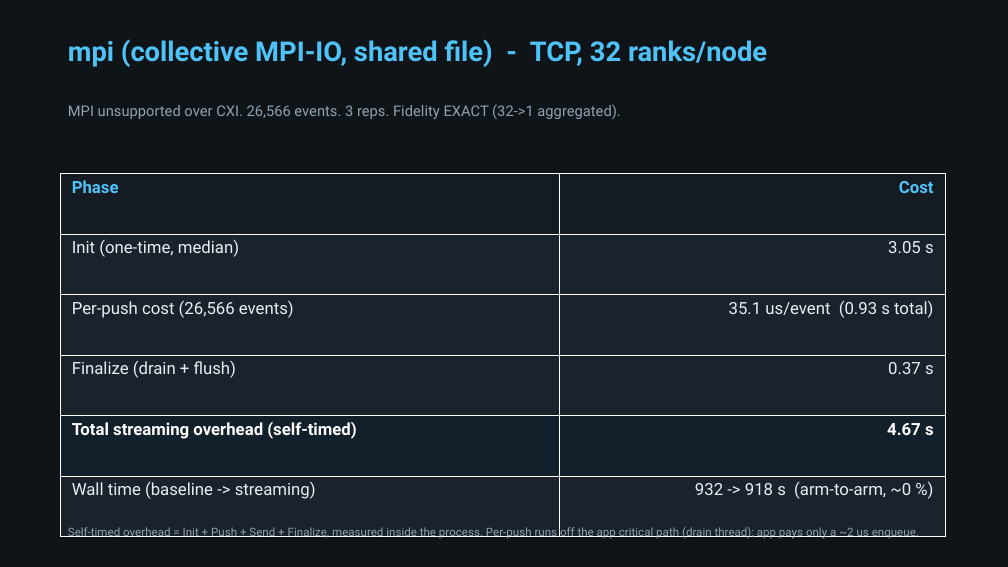
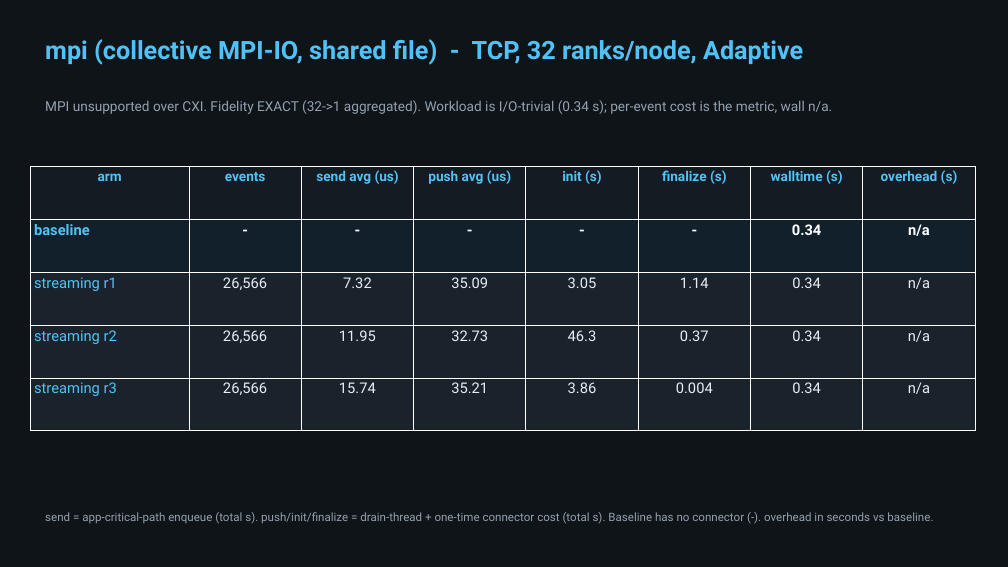
Before and after one commit to hariteja-jajula/darshan-mofka, a slide deck: slide 5 of deliverables/paper_overhead_tables.pptx. Drawn at 1008x567 pixels with LibreOffice and Linux fonts; fonts in the diff are those of the drawing. Boxes give left, top, right and bottom in pixels: in the first picture for what was removed or moved away, otherwise in the second. Text is boxed around its words. In the diff, an @@ line names an element or a change of style, - is before the commit and + after.

Commit message:
demo: manual login-node pipeline (start_server + run_producer) + workloads README
- server/start_server.sh: manual step 1 -- start bedrock broker over ofi+tcp, create the
  darshan topic + partition, write server/mofka.json (launched from server/ so the flock
  group file lands there).
- server/run_producer.sh: manual step 3 -- run a workload under LD_PRELOAD libdarshan with
  streaming on (DIASPORA_C_SENDER_THREADS=1), against the live broker.
- workloads/README.md: "Manual demo (login node)" -- 3-terminal server/consumer/producer
  walkthrough, fidelity verify step, and one-shot job.sh fallback.
- workloads/mpi/mofka_forward_mpiio.c: IO_SLEEP_MS pacing + MPI_Wtime WORK markers so the
  MPI workload runs a comparable wall instead of ~0.3s.
- workloads/job.sh: shell date WORK_SH markers on the legacy path (true workload wall for
  mpi/dlio, excluding broker/consumer setup + drain).
- lib/run.sh: forward IO_SLEEP_MS to the mpi workload.
- run_artifacts/jobs/paper: extract.sh reads WORK_SH fallback; paced mpi/dlio wrappers.
- deliverables: 4-row x 7-col overhead tables (events, send/push avg us, init, finalize,
  walltime, overhead).

```diff
--- a/deliverables/paper_overhead_tables.pptx
+++ b/deliverables/paper_overhead_tables.pptx
@@ text at (x1=45, y1=39, x2=803, y2=65): text changed; size 26 to 24 pt @@
-mpi (collective MPI-IO, shared file) - TCP, 32 ranks/node
+mpi (collective MPI-IO, shared file) - TCP, 32 ranks/node, Adaptive
@@ text at (x1=45, y1=100, x2=832, y2=114): text changed; size 14 to 13 pt @@
-MPI unsupported over CXI. 26,566 events. 3 reps. Fidelity EXACT (32->1 aggregated).
+MPI unsupported over CXI. Fidelity EXACT (32->1 aggregated). Workload is I/O-trivial (0.34 s); per-event cost is the metric, wall n/a.
@@ table at (x1=30, y1=166, x2=978, y2=431) @@
-Phase | Cost
-Init (one-time, median) | 3.05 s
-Per-push cost (26,566 events) | 35.1 us/event (0.93 s total)
-Finalize (drain + flush) | 0.37 s
-Total streaming overhead (self-timed) | 4.67 s
-Wall time (baseline -> streaming) | 932 -> 918 s (arm-to-arm, ~0 %)
+arm | events | send avg (us) | push avg (us) | init (s) | finalize (s) | walltime (s) | overhead (s)
+baseline | - | - | - | - | - | 0.34 | n/a
+streaming r1 | 26,566 | 7.32 | 35.09 | 3.05 | 1.14 | 0.34 | n/a
+streaming r2 | 26,566 | 11.95 | 32.73 | 46.3 | 0.37 | 0.34 | n/a
+streaming r3 | 26,566 | 15.74 | 35.21 | 3.86 | 0.004 | 0.34 | n/a
@@ table resized from (x1=60, y1=174, x2=945, y2=537) to (x1=30, y1=166, x2=978, y2=431) @@
@@ text at (x1=45, y1=512, x2=933, y2=524): text changed @@
-Self-timed overhead = Init + Push + Send + Finalize, measured inside the process. Per-push runs off the app critical path (drain thread); app pays only a ~2 us enqueue.
+send = app-critical-path enqueue (total s). push/init/finalize = drain-thread + one-time connector cost (total s). Baseline has no connector (-). overhead in seconds vs baseline.
```
Also in this commit, not shown: 5 other slides changed, 10 other files.
